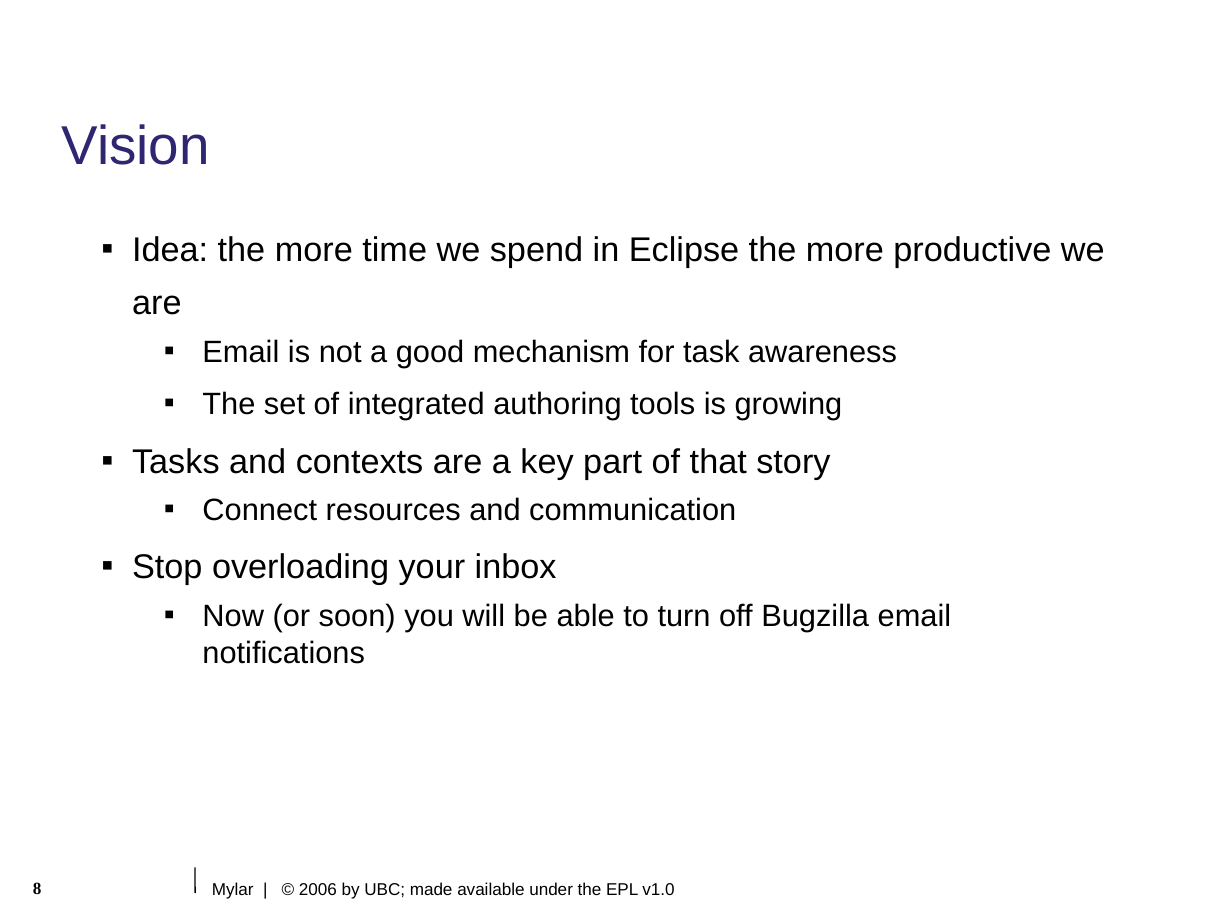
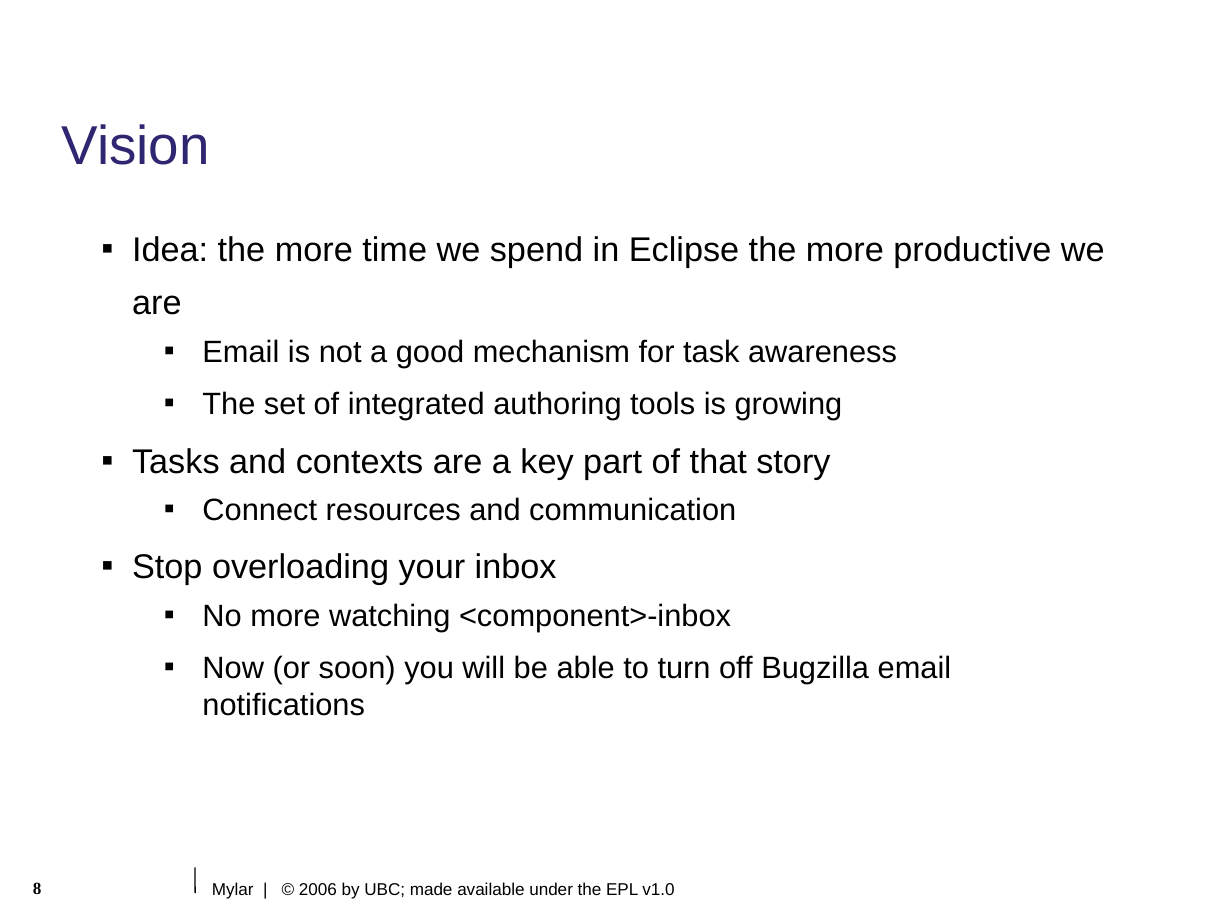
Before and after one commit to eclipse-mylyn/mylyn-website, a slide deck: slide 8 of publications/2006-03-mylar-eclipsecon.ppt. Drawn at 1232x924 pixels with LibreOffice and Linux fonts; fonts in the diff are those of the drawing; background and template pictures are left out. Boxes give left, top, right and bottom in pixels: in the first picture for what was removed or moved away, otherwise in the second. Text is boxed around its words. In the diff, an @@ line names an element or a change of style, - is before the commit and + after.

```diff
--- a/publications/2006-03-mylar-eclipsecon.ppt
+++ b/publications/2006-03-mylar-eclipsecon.ppt
@@ text at <box>202,603,731,631</box>: paragraph added @@
+  ▪ No more watching <component>-inbox
```
Also in this commit, not shown: 2 other slides changed, 1 slide added.
